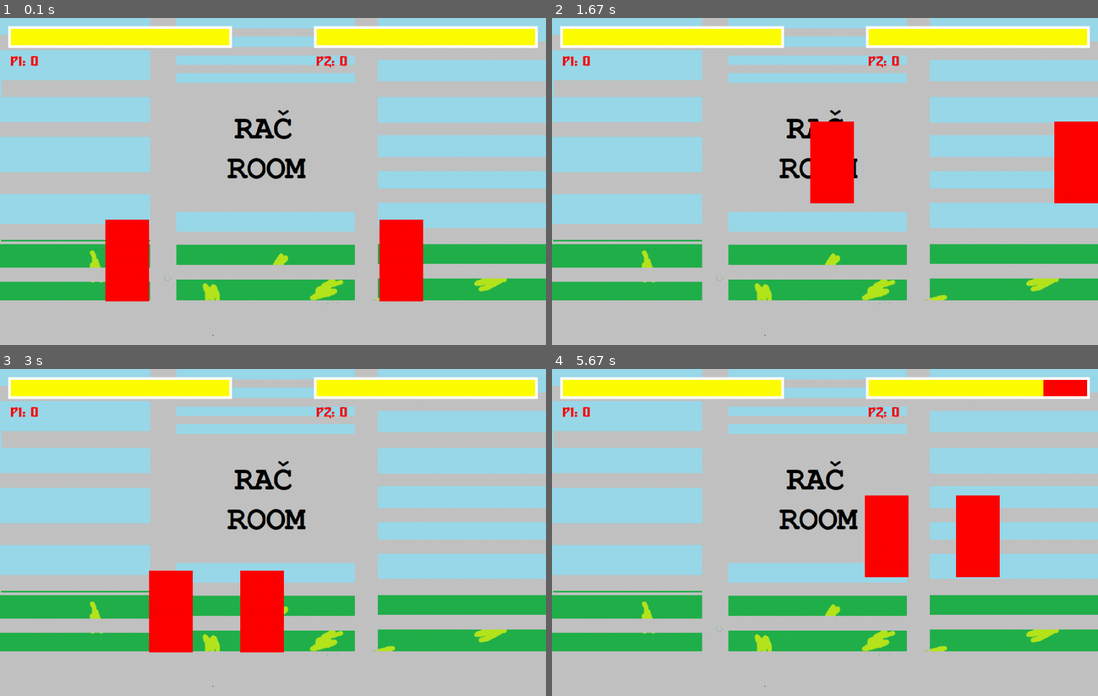
Above: before the commit, frames 1-4 (two rows, left to right).
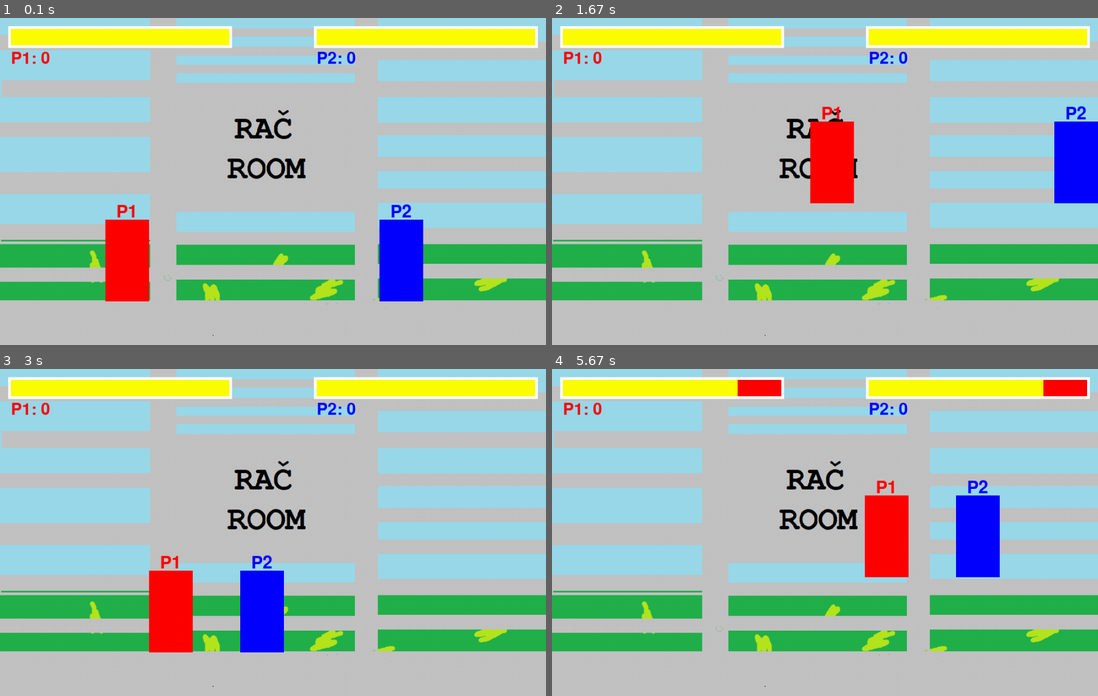
Above: after the commit, the same moments.

Repository: AndyDeux/pygame-projekat
Game: pygame game, started from main.py
The game is run twice, just before and just after one commit, with the same random seed, the same clock (stepped at 60 frames per second) and the same inputs.
Inputs:
- Up to frame 1 (0.1 s): no input
- Up to frame 2 (1.67 s): hold Right Shift 0.33-0.8 s; hold Right 0.33-0.8 s; hold Right 0.83-1.3 s; hold D 0.83-1.3 s; hold Up 1.33-1.63 s; hold W 1.33-1.63 s
- Up to frame 3 (3 s): hold Right 1.67-2.13 s; hold D 1.67-2.13 s; hold Left 2.17-2.7 s; hold A 2.17-2.7 s; hold Left from 2.73 s (still down); hold A from 2.73 s (still down)
- Up to frame 4 (5.67 s): release Left at 3.13 s; release A at 3.13 s; tap Right Shift at 3.17, 4.72 s; hold Up 3.5-3.87 s; hold W 3.5-3.87 s; tap E at 3.65, 5.22 s; hold Right 3.9-4.53 s; hold D 3.9-4.53 s; hold Left 4.57-5.03 s; hold A 4.57-5.03 s; hold Right 5.07-5.53 s; hold D 5.07-5.53 s; hold Up from 5.57 s (still down); hold W from 5.57 s (still down)

The runs differ from the first frame. In frame 1, 2.6% of the frame differs, in the area x 2-78%, y 10-87%; in frame 2, 2.5%; in frame 3, 2.5%; in frame 4, 3.0%, in the area x 2-82%, y 3-64%.

Commit message:
Add files via upload
v1.2 dodate drugacije boje za igrace, reseni problemi sa zamrzavanjem, dodat tekst indentifikator iznad igraca

Diff:
--- a/fighter.py
+++ b/fighter.py
@@ -55,9 +55,8 @@
                     self.jump = True
 
                 # napad
-                if key[pygame.K_KP1]:
+                if key[pygame.K_RSHIFT]:
                     self.attack(target)
-                    self.cooldown = 30
 
         #dodavanje gravitacije
         self.vel_y += GRAVITACIJA
@@ -96,14 +95,23 @@
 
     def attack(self, target):
         if self.attack_cooldown == 0:
-            self.cooldown = True
+            self.cooldown = False
             attacking_rect = pygame.Rect(self.rect.centerx - (2 * self.rect.width * self.flip), self.rect.y,
                                          2 * self.rect.width, self.rect.height)
             if attacking_rect.colliderect(target.rect):
                 target.health -= 10
-            self.cooldown = False
-            self.attack_cooldown = 10
+                self.cooldown = False
+                self.attack_cooldown = 10
 
-    def pozovi(self, surface):
+    def pozovi1(self, surface):
         pygame.draw.rect(surface, (255, 0, 0), self.rect)
+        font = pygame.font.Font('freesansbold.ttf', 32)
+        tekst = font.render("P1", True, (255, 0, 0))
         surface.blit(surface, (self.rect.x, self.rect.y), self.rect)
+        surface.blit(tekst, (self.rect.x + 20, self.rect.y - 30))
+    def pozovi2(self, surface):
+        pygame.draw.rect(surface, (0, 0, 255), self.rect)
+        font = pygame.font.Font('freesansbold.ttf', 32)
+        tekst = font.render("P2", True, (0, 0, 255))
+        surface.blit(surface, (self.rect.x, self.rect.y), self.rect)
+        surface.blit(tekst, (self.rect.x + 20, self.rect.y - 30))
--- a/main.py
+++ b/main.py
@@ -18,6 +18,7 @@
 RED = (255, 0, 0)
 YELLOW = (255, 255, 0)
 WHITE = (255, 255, 255)
+BLUE = (0, 0, 255)
 
 #neke tu varijable
 
@@ -28,8 +29,8 @@
 ROUND_OVER_COOLDOWN = 2000
 
 #define font
-count_font = pygame.font.Font("C:/Users/LENOVO/PycharmProjects/pythonProject/turok.ttf", 80)
-score_font = pygame.font.Font("C:/Users/LENOVO/PycharmProjects/pythonProject/turok.ttf", 30)
+count_font = pygame.font.Font("freesansbold.ttf", 80)
+score_font = pygame.font.Font("freesansbold.ttf", 30)
 
 #tekst
 def tekst(text, font, text_col, x, y):
@@ -69,9 +70,20 @@
     draw_health_bar(napadac_1.health, 20, 20)
     draw_health_bar(napadac_2.health, 580, 20)
 
+    if (napadac_1.alive == False):
+        score[1] += 1
+        napadac_1.health = 100
+        napadac_2.health = 100
+        napadac_1.alive = True
+    elif (napadac_2.alive == False):
+        score[0] += 1
+        napadac_2.health = 100
+        napadac_1.health = 100
+        napadac_2.alive = True
+
     #tekst
     tekst("P1: " + str(score[0]), score_font, RED, 20, 60)
-    tekst("P2: " + str(score[1]), score_font, RED, 580, 60)
+    tekst("P2: " + str(score[1]), score_font, BLUE, 580, 60)
 
     napadac_1.update()
     napadac_2.update()
@@ -82,8 +94,8 @@
 
 
     # pozovi_napadaca
-    napadac_1.pozovi(screen)
-    napadac_2.pozovi(screen)
+    napadac_1.pozovi1(screen)
+    napadac_2.pozovi2(screen)
 
     # event
     for event in pygame.event.get():
